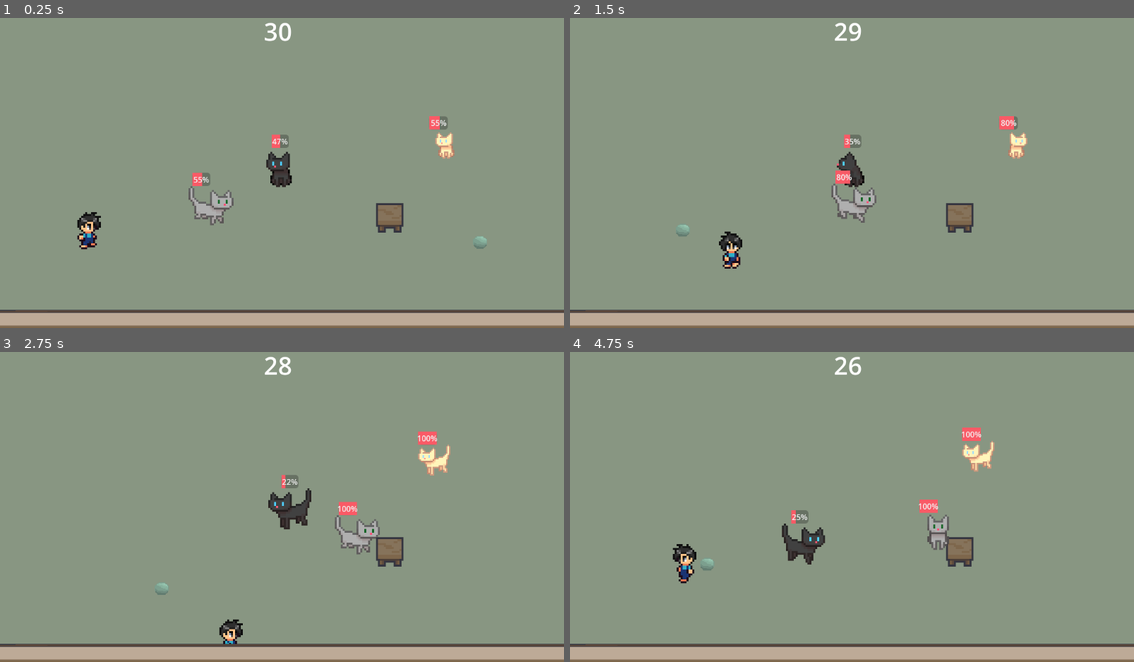
Above: before the commit, frames 1-4 (two rows, left to right).
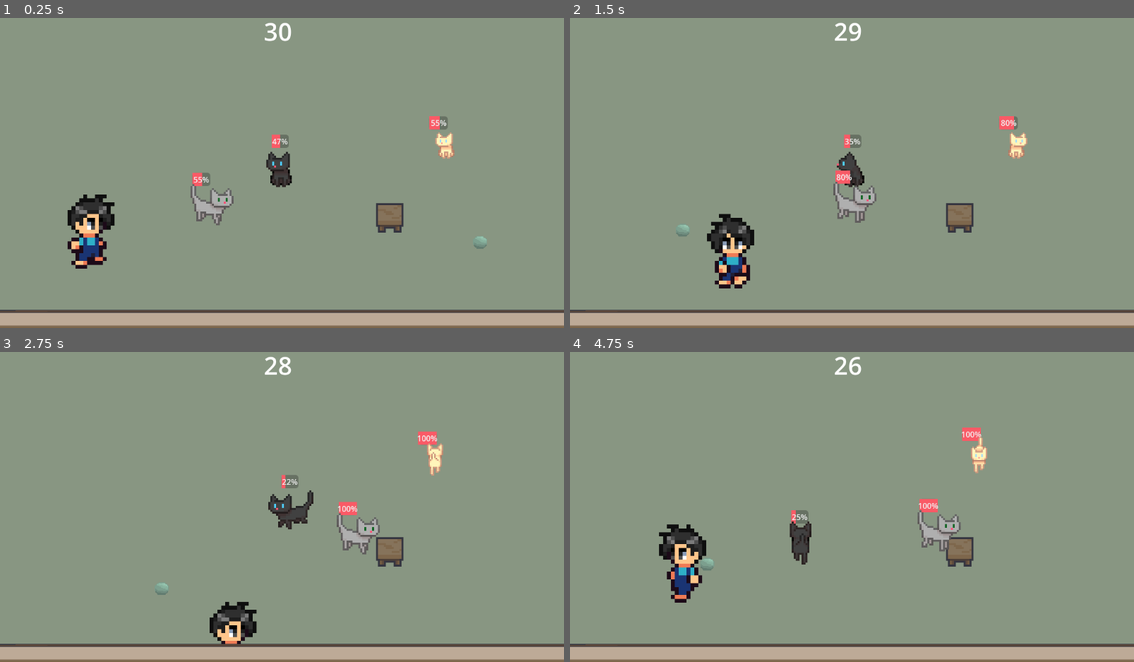
Above: after the commit, the same moments.

Repository: morgan-git/cat-herder
Game: Godot game, scene res://patio.tscn
Two runs of this game, one before a commit and one after it. Both use one fixed random seed, a clock stepped at 60 frames per second and the inputs below.
Inputs:
- Up to frame 1 (0.25 s): no input
- Up to frame 2 (1.5 s): tap Enter (ui_accept) at 0.5, 0.77 s; hold Right (ui_right) 0.53-1.28 s; hold Down (ui_down) from 1.28 s (still down)
- Up to frame 3 (2.75 s): tap Enter (ui_accept) at 1.52 s; release Down (ui_down) at 2.03 s; hold Right (ui_right) from 2.03 s (still down)
- Up to frame 4 (4.75 s): release Right (ui_right) at 2.78 s; hold Up (ui_up) 2.78-3.53 s; tap Enter (ui_accept) at 3.02, 3.77, 4.52 s; hold Left (ui_left) from 3.53 s (still down)

The runs differ from the first frame. In frame 1, 1.7% of the frame differs, in the area x 11-42%, y 53-81%; in frame 2, 1.6%; in frame 3, 1.7%; in frame 4, 2.7%, in the area x 15-76%, y 27-81%.

Commit message:
added up and down animations for the cats

Diff:
--- a/patio.tscn
+++ b/patio.tscn
@@ -7,6 +7,7 @@
 [ext_resource type="Texture2D" uid="uid://bw8r1gl5hj14c" path="res://assets/Neko Cafe Asset Pack/neko-cafe-tilemap.png" id="4_0l0qi"]
 [ext_resource type="Texture2D" uid="uid://di0u0bs83cevx" path="res://assets/maeve_farm_rpg/Character/Walk.png" id="4_bcrav"]
 [ext_resource type="Texture2D" uid="uid://cqjsejcy8c4gl" path="res://assets/CatRoomFree/Furnitures.png" id="4_mxu6m"]
+[ext_resource type="Texture2D" uid="uid://cno86gvj674ad" path="res://assets/cats/black_0.png" id="5_ren2i"]
 [ext_resource type="Script" uid="uid://c2r05vkl01un5" path="res://scripts/cat_1.gd" id="5_rupsg"]
 [ext_resource type="Script" uid="uid://7noq6o3pabb7" path="res://scripts/cat_2.gd" id="7_8kc7v"]
 [ext_resource type="Texture2D" uid="uid://dv7ma64xtnycr" path="res://assets/cats/black_1.png" id="8_0l0qi"]
@@ -15,7 +16,7 @@
 [ext_resource type="Texture2D" uid="uid://bwrgmmib8ffle" path="res://assets/cats/grey_0.png" id="10_8kc7v"]
 
 [sub_resource type="RectangleShape2D" id="RectangleShape2D_ou2u5"]
-size = Vector2(17.3211, 23.4525)
+size = Vector2(15.5, 21.75)
 
 [sub_resource type="AtlasTexture" id="AtlasTexture_uryku"]
 atlas = ExtResource("2_mxu6m")
@@ -240,6 +241,38 @@
 atlas = ExtResource("8_0l0qi")
 region = Rect2(224, 32, 32, 32)
 
+[sub_resource type="AtlasTexture" id="AtlasTexture_pf4nm"]
+atlas = ExtResource("5_ren2i")
+region = Rect2(512, 32, 32, 32)
+
+[sub_resource type="AtlasTexture" id="AtlasTexture_v4dra"]
+atlas = ExtResource("5_ren2i")
+region = Rect2(544, 32, 32, 32)
+
+[sub_resource type="AtlasTexture" id="AtlasTexture_3gt2l"]
+atlas = ExtResource("5_ren2i")
+region = Rect2(576, 32, 32, 32)
+
+[sub_resource type="AtlasTexture" id="AtlasTexture_v7805"]
+atlas = ExtResource("5_ren2i")
+region = Rect2(608, 32, 32, 32)
+
+[sub_resource type="AtlasTexture" id="AtlasTexture_43kra"]
+atlas = ExtResource("5_ren2i")
+region = Rect2(640, 288, 32, 32)
+
+[sub_resource type="AtlasTexture" id="AtlasTexture_rfjc4"]
+atlas = ExtResource("5_ren2i")
+region = Rect2(672, 288, 32, 32)
+
+[sub_resource type="AtlasTexture" id="AtlasTexture_fg8xj"]
+atlas = ExtResource("5_ren2i")
+region = Rect2(704, 288, 32, 32)
+
+[sub_resource type="AtlasTexture" id="AtlasTexture_fdrx2"]
+atlas = ExtResource("5_ren2i")
+region = Rect2(736, 288, 32, 32)
+
 [sub_resource type="AtlasTexture" id="AtlasTexture_0l0qi"]
 atlas = ExtResource("8_0l0qi")
 region = Rect2(640, 96, 32, 32)
@@ -287,6 +320,38 @@
 [sub_resource type="AtlasTexture" id="AtlasTexture_iwg2e"]
 atlas = ExtResource("8_0l0qi")
 region = Rect2(480, 96, 32, 32)
+
+[sub_resource type="AtlasTexture" id="AtlasTexture_0lxku"]
+atlas = ExtResource("5_ren2i")
+region = Rect2(384, 32, 32, 32)
+
+[sub_resource type="AtlasTexture" id="AtlasTexture_e3dud"]
+atlas = ExtResource("5_ren2i")
+region = Rect2(416, 32, 32, 32)
+
+[sub_resource type="AtlasTexture" id="AtlasTexture_rpwwl"]
+atlas = ExtResource("5_ren2i")
+region = Rect2(448, 32, 32, 32)
+
+[sub_resource type="AtlasTexture" id="AtlasTexture_1qqsm"]
+atlas = ExtResource("5_ren2i")
+region = Rect2(480, 32, 32, 32)
+
+[sub_resource type="AtlasTexture" id="AtlasTexture_ya2og"]
+atlas = ExtResource("5_ren2i")
+region = Rect2(384, 288, 32, 32)
+
+[sub_resource type="AtlasTexture" id="AtlasTexture_0sfwe"]
+atlas = ExtResource("5_ren2i")
+region = Rect2(416, 288, 32, 32)
+
+[sub_resource type="AtlasTexture" id="AtlasTexture_45cgx"]
+atlas = ExtResource("5_ren2i")
+region = Rect2(448, 288, 32, 32)
+
+[sub_resource type="AtlasTexture" id="AtlasTexture_va4am"]
+atlas = ExtResource("5_ren2i")
+region = Rect2(480, 288, 32, 32)
 
 [sub_resource type="AtlasTexture" id="AtlasTexture_v4a5v"]
 atlas = ExtResource("8_0l0qi")
@@ -313,6 +378,40 @@
 }, {
 "frames": [{
 "duration": 1.0,
+"texture": SubResource("AtlasTexture_pf4nm")
+}, {
+"duration": 1.0,
+"texture": SubResource("AtlasTexture_v4dra")
+}, {
+"duration": 1.0,
+"texture": SubResource("AtlasTexture_3gt2l")
+}, {
+"duration": 1.0,
+"texture": SubResource("AtlasTexture_v7805")
+}],
+"loop": true,
+"name": &"RunDown",
+"speed": 5.0
+}, {
+"frames": [{
+"duration": 1.0,
+"texture": SubResource("AtlasTexture_43kra")
+}, {
+"duration": 1.0,
+"texture": SubResource("AtlasTexture_rfjc4")
+}, {
+"duration": 1.0,
+"texture": SubResource("AtlasTexture_fg8xj")
+}, {
+"duration": 1.0,
+"texture": SubResource("AtlasTexture_fdrx2")
+}],
+"loop": true,
+"name": &"RunUp",
+"speed": 5.0
+}, {
+"frames": [{
+"duration": 1.0,
 "texture": SubResource("AtlasTexture_0l0qi")
 }, {
 "duration": 1.0,
@@ -360,6 +459,40 @@
 }],
 "loop": true,
 "name": &"Walk",
+"speed": 5.0
+}, {
+"frames": [{
+"duration": 1.0,
+"texture": SubResource("AtlasTexture_0lxku")
+}, {
+"duration": 1.0,
+"texture": SubResource("AtlasTexture_e3dud")
+}, {
+"duration": 1.0,
+"texture": SubResource("AtlasTexture_rpwwl")
+}, {
+"duration": 1.0,
+"texture": SubResource("AtlasTexture_1qqsm")
+}],
+"loop": true,
+"name": &"WalkDown",
+"speed": 5.0
+}, {
+"frames": [{
+"duration": 1.0,
+"texture": SubResource("AtlasTexture_ya2og")
+}, {
+"duration": 1.0,
+"texture": SubResource("AtlasTexture_0sfwe")
+}, {
+"duration": 1.0,
+"texture": SubResource("AtlasTexture_45cgx")
+}, {
+"duration": 1.0,
+"texture": SubResource("AtlasTexture_va4am")
+}],
+"loop": true,
+"name": &"WalkUp",
 "speed": 5.0
 }, {
 "frames": [{
@@ -390,6 +523,38 @@
 atlas = ExtResource("10_0l0qi")
 region = Rect2(224, 32, 32, 32)
 
+[sub_resource type="AtlasTexture" id="AtlasTexture_do2yl"]
+atlas = ExtResource("10_0l0qi")
+region = Rect2(512, 32, 32, 32)
+
+[sub_resource type="AtlasTexture" id="AtlasTexture_n6ohi"]
+atlas = ExtResource("10_0l0qi")
+region = Rect2(544, 32, 32, 32)
+
+[sub_resource type="AtlasTexture" id="AtlasTexture_tacvl"]
+atlas = ExtResource("10_0l0qi")
+region = Rect2(576, 32, 32, 32)
+
+[sub_resource type="AtlasTexture" id="AtlasTexture_hm048"]
+atlas = ExtResource("10_0l0qi")
+region = Rect2(608, 32, 32, 32)
+
+[sub_resource type="AtlasTexture" id="AtlasTexture_luxvo"]
+atlas = ExtResource("10_0l0qi")
+region = Rect2(512, 288, 32, 32)
+
+[sub_resource type="AtlasTexture" id="AtlasTexture_g77lb"]
+atlas = ExtResource("10_0l0qi")
+region = Rect2(544, 288, 32, 32)
+
+[sub_resource type="AtlasTexture" id="AtlasTexture_ihiw0"]
+atlas = ExtResource("10_0l0qi")
+region = Rect2(576, 288, 32, 32)
+
+[sub_resource type="AtlasTexture" id="AtlasTexture_mm1n0"]
+atlas = ExtResource("10_0l0qi")
+region = Rect2(608, 288, 32, 32)
+
 [sub_resource type="AtlasTexture" id="AtlasTexture_rgyy7"]
 atlas = ExtResource("10_0l0qi")
 region = Rect2(512, 96, 32, 32)
@@ -433,6 +598,38 @@
 [sub_resource type="AtlasTexture" id="AtlasTexture_yevla"]
 atlas = ExtResource("10_0l0qi")
 region = Rect2(480, 96, 32, 32)
+
+[sub_resource type="AtlasTexture" id="AtlasTexture_ey2fw"]
+atlas = ExtResource("10_0l0qi")
+region = Rect2(384, 32, 32, 32)
+
+[sub_resource type="AtlasTexture" id="AtlasTexture_qg178"]
+atlas = ExtResource("10_0l0qi")
+region = Rect2(416, 32, 32, 32)
+
+[sub_resource type="AtlasTexture" id="AtlasTexture_ftn5k"]
+atlas = ExtResource("10_0l0qi")
+region = Rect2(448, 32, 32, 32)
+
+[sub_resource type="AtlasTexture" id="AtlasTexture_50xg5"]
+atlas = ExtResource("10_0l0qi")
+region = Rect2(480, 32, 32, 32)
+
+[sub_resource type="AtlasTexture" id="AtlasTexture_8y87d"]
+atlas = ExtResource("10_0l0qi")
+region = Rect2(384, 288, 32, 32)
+
+[sub_resource type="AtlasTexture" id="AtlasTexture_jtfu3"]
+atlas = ExtResource("10_0l0qi")
+region = Rect2(416, 288, 32, 32)
+
+[sub_resource type="AtlasTexture" id="AtlasTexture_avhj4"]
+atlas = ExtResource("10_0l0qi")
+region = Rect2(448, 288, 32, 32)
+
+[sub_resource type="AtlasTexture" id="AtlasTexture_wrp7n"]
+atlas = ExtResource("10_0l0qi")
+region = Rect2(480, 288, 32, 32)
 
 [sub_resource type="AtlasTexture" id="AtlasTexture_ssg3o"]
 atlas = ExtResource("10_0l0qi")
@@ -459,6 +656,40 @@
 }, {
 "frames": [{
 "duration": 1.0,
+"texture": SubResource("AtlasTexture_do2yl")
+}, {
+"duration": 1.0,
+"texture": SubResource("AtlasTexture_n6ohi")
+}, {
+"duration": 1.0,
+"texture": SubResource("AtlasTexture_tacvl")
+}, {
+"duration": 1.0,
+"texture": SubResource("AtlasTexture_hm048")
+}],
+"loop": true,
+"name": &"RunDown",
+"speed": 5.0
+}, {
+"frames": [{
+"duration": 1.0,
+"texture": SubResource("AtlasTexture_luxvo")
+}, {
+"duration": 1.0,
+"texture": SubResource("AtlasTexture_g77lb")
+}, {
+"duration": 1.0,
+"texture": SubResource("AtlasTexture_ihiw0")
+}, {
+"duration": 1.0,
+"texture": SubResource("AtlasTexture_mm1n0")
+}],
+"loop": true,
+"name": &"RunUp",
+"speed": 5.0
+}, {
+"frames": [{
+"duration": 1.0,
 "texture": SubResource("AtlasTexture_rgyy7")
 }, {
 "duration": 1.0,
@@ -503,6 +734,40 @@
 }],
 "loop": true,
 "name": &"Walk",
+"speed": 5.0
+}, {
+"frames": [{
+"duration": 1.0,
+"texture": SubResource("AtlasTexture_ey2fw")
+}, {
+"duration": 1.0,
+"texture": SubResource("AtlasTexture_qg178")
+}, {
+"duration": 1.0,
+"texture": SubResource("AtlasTexture_ftn5k")
+}, {
+"duration": 1.0,
+"texture": SubResource("AtlasTexture_50xg5")
+}],
+"loop": true,
+"name": &"WalkDown",
+"speed": 5.0
+}, {
+"frames": [{
+"duration": 1.0,
+"texture": SubResource("AtlasTexture_8y87d")
+}, {
+"duration": 1.0,
+"texture": SubResource("AtlasTexture_jtfu3")
+}, {
+"duration": 1.0,
+"texture": SubResource("AtlasTexture_avhj4")
+}, {
+"duration": 1.0,
+"texture": SubResource("AtlasTexture_wrp7n")
+}],
+"loop": true,
+"name": &"WalkUp",
 "speed": 5.0
 }, {
 "frames": [{
@@ -537,6 +802,38 @@
 atlas = ExtResource("10_8kc7v")
 region = Rect2(128, 64, 32, 32)
 
+[sub_resource type="AtlasTexture" id="AtlasTexture_ebivo"]
+atlas = ExtResource("10_8kc7v")
+region = Rect2(512, 32, 32, 32)
+
+[sub_resource type="AtlasTexture" id="AtlasTexture_4btia"]
+atlas = ExtResource("10_8kc7v")
+region = Rect2(544, 32, 32, 32)
+
+[sub_resource type="AtlasTexture" id="AtlasTexture_a0c8r"]
+atlas = ExtResource("10_8kc7v")
+region = Rect2(576, 32, 32, 32)
+
+[sub_resource type="AtlasTexture" id="AtlasTexture_v8uid"]
+atlas = ExtResource("10_8kc7v")
+region = Rect2(608, 32, 32, 32)
+
+[sub_resource type="AtlasTexture" id="AtlasTexture_8fic1"]
+atlas = ExtResource("10_8kc7v")
+region = Rect2(512, 288, 32, 32)
+
+[sub_resource type="AtlasTexture" id="AtlasTexture_y1jfn"]
+atlas = ExtResource("10_8kc7v")
+region = Rect2(544, 288, 32, 32)
+
+[sub_resource type="AtlasTexture" id="AtlasTexture_47jla"]
+atlas = ExtResource("10_8kc7v")
+region = Rect2(576, 288, 32, 32)
+
+[sub_resource type="AtlasTexture" id="AtlasTexture_0ae6s"]
+atlas = ExtResource("10_8kc7v")
+region = Rect2(608, 288, 32, 32)
+
 [sub_resource type="AtlasTexture" id="AtlasTexture_5osbm"]
 atlas = ExtResource("10_8kc7v")
 region = Rect2(512, 96, 32, 32)
@@ -580,6 +877,38 @@
 [sub_resource type="AtlasTexture" id="AtlasTexture_wkuhi"]
 atlas = ExtResource("10_8kc7v")
 region = Rect2(480, 96, 32, 32)
+
+[sub_resource type="AtlasTexture" id="AtlasTexture_ha7c4"]
+atlas = ExtResource("10_8kc7v")
+region = Rect2(384, 32, 32, 32)
+
+[sub_resource type="AtlasTexture" id="AtlasTexture_5dqcv"]
+atlas = ExtResource("10_8kc7v")
+region = Rect2(416, 32, 32, 32)
+
+[sub_resource type="AtlasTexture" id="AtlasTexture_0dln6"]
+atlas = ExtResource("10_8kc7v")
+region = Rect2(448, 32, 32, 32)
+
+[sub_resource type="AtlasTexture" id="AtlasTexture_he18m"]
+atlas = ExtResource("10_8kc7v")
+region = Rect2(480, 32, 32, 32)
+
+[sub_resource type="AtlasTexture" id="AtlasTexture_ftn6v"]
+atlas = ExtResource("10_8kc7v")
+region = Rect2(384, 288, 32, 32)
+
+[sub_resource type="AtlasTexture" id="AtlasTexture_eheev"]
+atlas = ExtResource("10_8kc7v")
+region = Rect2(416, 288, 32, 32)
+
+[sub_resource type="AtlasTexture" id="AtlasTexture_7pwbh"]
+atlas = ExtResource("10_8kc7v")
+region = Rect2(448, 288, 32, 32)
+
+[sub_resource type="AtlasTexture" id="AtlasTexture_730sw"]
+atlas = ExtResource("10_8kc7v")
+region = Rect2(480, 288, 32, 32)
 
 [sub_resource type="AtlasTexture" id="AtlasTexture_yxxvi"]
 atlas = ExtResource("10_8kc7v")
@@ -609,6 +938,40 @@
 }, {
 "frames": [{
 "duration": 1.0,
+"texture": SubResource("AtlasTexture_ebivo")
+}, {
+"duration": 1.0,
+"texture": SubResource("AtlasTexture_4btia")
+}, {
+"duration": 1.0,
+"texture": SubResource("AtlasTexture_a0c8r")
+}, {
+"duration": 1.0,
+"texture": SubResource("AtlasTexture_v8uid")
+}],
+"loop": true,
+"name": &"RunDown",
+"speed": 5.0
+}, {
+"frames": [{
+"duration": 1.0,
+"texture": SubResource("AtlasTexture_8fic1")
+}, {
+"duration": 1.0,
+"texture": SubResource("AtlasTexture_y1jfn")
+}, {
+"duration": 1.0,
+"texture": SubResource("AtlasTexture_47jla")
+}, {
+"duration": 1.0,
+"texture": SubResource("AtlasTexture_0ae6s")
+}],
+"loop": true,
+"name": &"RunUp",
+"speed": 5.0
+}, {
+"frames": [{
+"duration": 1.0,
 "texture": SubResource("AtlasTexture_5osbm")
 }, {
 "duration": 1.0,
@@ -653,6 +1016,40 @@
 }],
 "loop": true,
 "name": &"Walk",
+"speed": 5.0
+}, {
+"frames": [{
+"duration": 1.0,
+"texture": SubResource("AtlasTexture_ha7c4")
+}, {
+"duration": 1.0,
+"texture": SubResource("AtlasTexture_5dqcv")
+}, {
+"duration": 1.0,
+"texture": SubResource("AtlasTexture_0dln6")
+}, {
+"duration": 1.0,
+"texture": SubResource("AtlasTexture_he18m")
+}],
+"loop": true,
+"name": &"WalkDown",
+"speed": 5.0
+}, {
+"frames": [{
+"duration": 1.0,
+"texture": SubResource("AtlasTexture_ftn6v")
+}, {
+"duration": 1.0,
+"texture": SubResource("AtlasTexture_eheev")
+}, {
+"duration": 1.0,
+"texture": SubResource("AtlasTexture_7pwbh")
+}, {
+"duration": 1.0,
+"texture": SubResource("AtlasTexture_730sw")
+}],
+"loop": true,
+"name": &"WalkUp",
 "speed": 5.0
 }, {
 "frames": [{
@@ -692,10 +1089,11 @@
 animated_sprite_path = NodePath("AnimatedSprite2D")
 
 [node name="Player Collision" type="CollisionShape2D" parent="Player"]
-position = Vector2(4.45796, 3.52786)
+position = Vector2(0.297409, -1.32336)
 shape = SubResource("RectangleShape2D_ou2u5")
 
 [node name="AnimatedSprite2D" type="AnimatedSprite2D" parent="Player"]
+scale = Vector2(2, 2)
 sprite_frames = SubResource("SpriteFrames_0lxku")
 animation = &"Idle"
 
@@ -795,6 +1193,7 @@
 [node name="AnimatedSprite2D" type="AnimatedSprite2D" parent="Cat1"]
 scale = Vector2(4, 4)
 sprite_frames = SubResource("SpriteFrames_xpde0")
+animation = &"RunDown"
 
 [node name="Cat2" type="CharacterBody2D" parent="."]
 process_mode = 1
@@ -822,7 +1221,7 @@
 [node name="AnimatedSprite2D" type="AnimatedSprite2D" parent="Cat2"]
 scale = Vector2(3, 3)
 sprite_frames = SubResource("SpriteFrames_uryku")
-animation = &"Idle"
+animation = &"RunDown"
 
 [node name="Cat3" type="CharacterBody2D" parent="."]
 process_mode = 1
@@ -846,8 +1245,7 @@
 [node name="AnimatedSprite2D" type="AnimatedSprite2D" parent="Cat3"]
 scale = Vector2(4, 4)
 sprite_frames = SubResource("SpriteFrames_xqn7m")
-animation = &"Walk"
-frame_progress = 0.830773
+animation = &"RunDown"
 
 [node name="Node2D" type="Node2D" parent="."]
 position = Vector2(37.3235, -293.823)
--- a/scripts/cat_2.gd
+++ b/scripts/cat_2.gd
@@ -25,8 +25,7 @@
 	else:
 		var direction = (wander_target - global_position).normalized()
 		velocity = direction * (SPEED * 0.5)
-		_update_facing(direction)
-		_play_animation("Walk")
+		_play_directional_animation(direction, "Walk")
 	happiness += HAPPINESS_RISE_RATE * delta
 
 # Not satisfied for Cat2 means the toy is close: flee at full speed,
@@ -37,6 +36,5 @@
 	var center_direction = (patio_center - global_position).normalized()
 	var direction = (away_direction + center_direction * CENTER_BIAS).normalized()
 	velocity = direction * SPEED
-	_update_facing(direction)
-	_play_animation("Running")
+	_play_directional_animation(direction, "Running")
 	happiness -= HAPPINESS_DECAY_RATE * delta
--- a/scripts/cat_3.gd
+++ b/scripts/cat_3.gd
@@ -1,6 +1,6 @@
 extends Cat
 
-const ARRIVE_THRESHOLD = 45.0
+const ARRIVE_THRESHOLD = 5.0
 
 @export var table_marker_path: NodePath
 var table_marker: Node2D
--- a/scripts/cat_base.gd
+++ b/scripts/cat_base.gd
@@ -40,7 +40,7 @@
 	move_and_slide()
 
 func _change_state(new_state: State) -> void:
-
+	print(name, " changing state to: ", State.keys()[new_state], " at time: ", Time.get_ticks_msec())
 	state = new_state
 
 func _process_wander(delta: float) -> void:
@@ -51,22 +51,32 @@
 	else:
 		var direction = (wander_target - global_position).normalized()
 		velocity = direction * (SPEED * 0.5)
-		_update_facing(direction)
-		_play_animation("Walk")
+		_play_directional_animation(direction, "Walk")
 	happiness -= HAPPINESS_DECAY_RATE * delta
 
 func _process_satisfied(delta: float) -> void:
 	var direction = get_satisfied_direction()
 	velocity = direction * SPEED
-	_update_facing(direction)
-	_play_animation(get_satisfied_animation())
+	_play_directional_animation(direction, get_satisfied_animation())
 	happiness += HAPPINESS_RISE_RATE * delta
 
-func _update_facing(direction: Vector2) -> void:
-	if direction.x > 0:
-		animated_sprite.flip_h = true
-	elif direction.x < 0:
-		animated_sprite.flip_h = false
+# Picks a directional animation variant based on movement direction.
+# Vertical movement (Up/Down suffix) takes priority when it's the
+# stronger component, otherwise plays the plain base animation and
+# flips it left/right to match horizontal movement.
+func _play_directional_animation(direction: Vector2, base_name: String) -> void:
+	if direction == Vector2.ZERO:
+		_play_animation(base_name)
+		return
+
+	if abs(direction.y) > abs(direction.x):
+		if direction.y < 0:
+			_play_animation(base_name + "Up")
+		else:
+			_play_animation(base_name + "Down")
+	else:
+		_play_animation(base_name)
+		animated_sprite.flip_h = direction.x > 0
 
 func _play_animation(anim_name: String) -> void:
 	if animated_sprite.animation != anim_name or not animated_sprite.is_playing():
Not shown: 1 places in patio.tscn that only renumber resources
